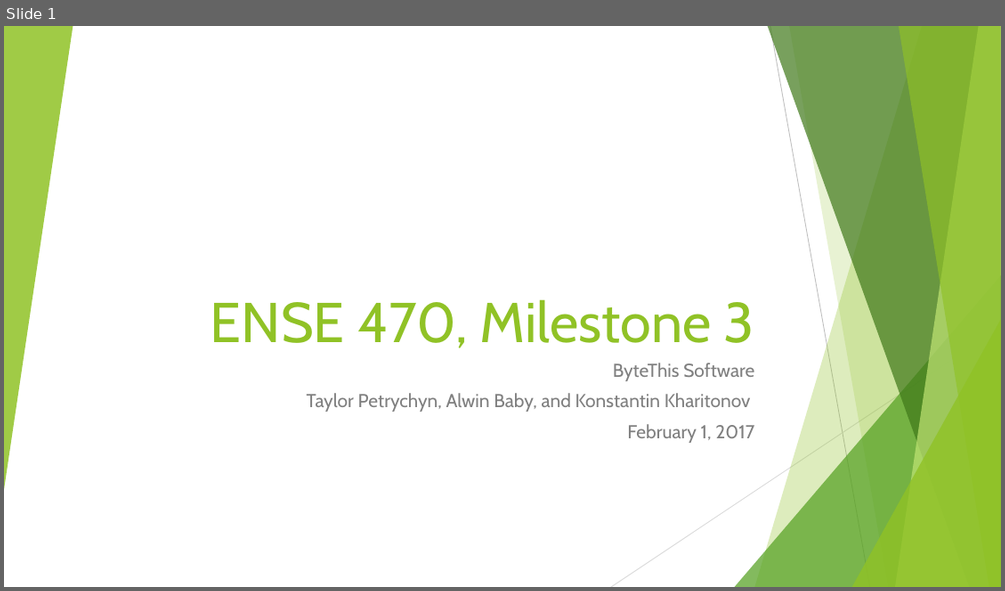
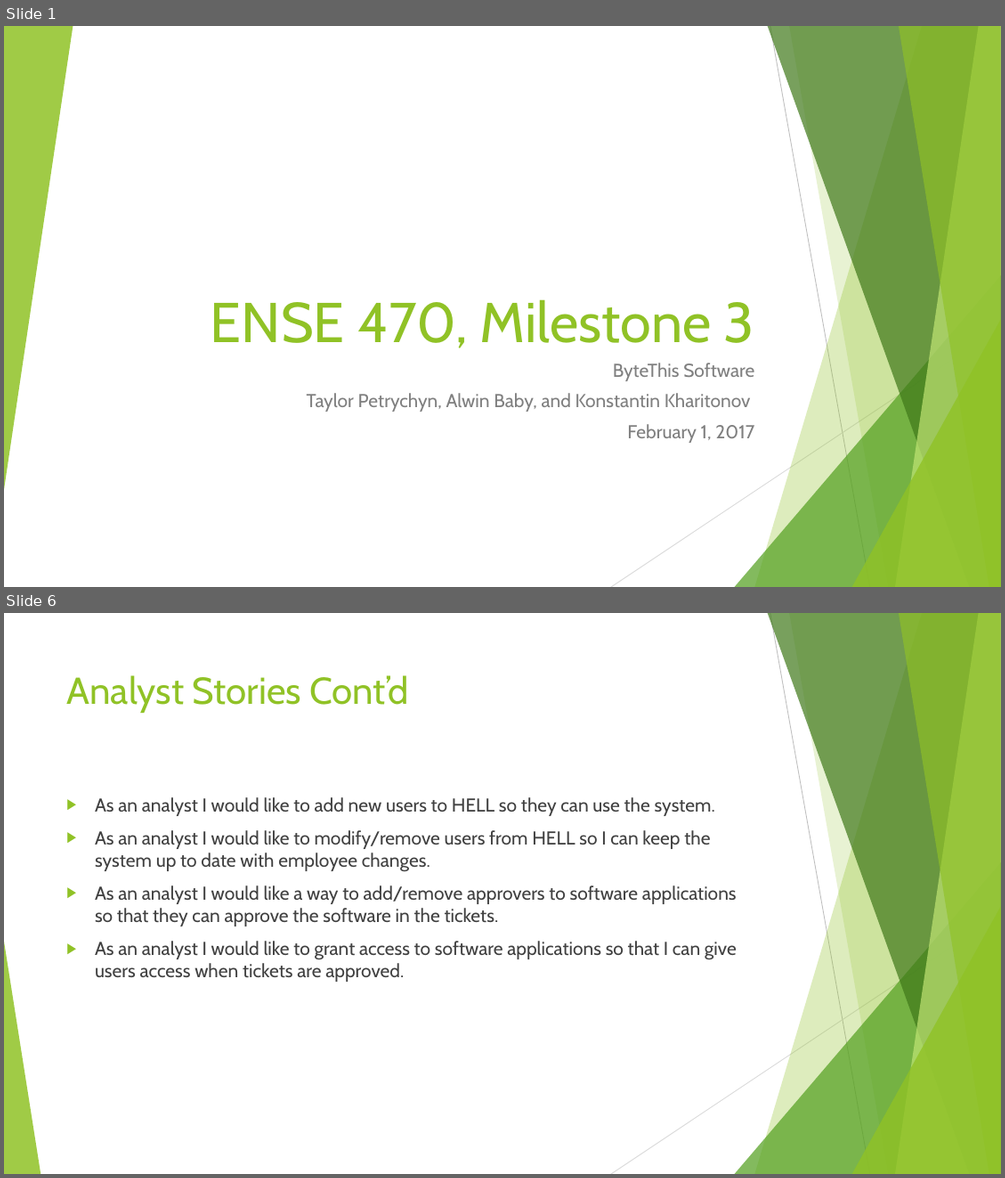
Before and after one commit to Konnie789/ENSE-470, a slide deck: Milestone 3/Milestone 3.ppt. Shown one above the other, each under a label of ours: slide 1 before the commit, slides 1 and 6 after it; the slides between them are not shown. The pictures are 1005x591 and 1005x1178 pixels, drawn with LibreOffice and Linux fonts; fonts in the diff are those of the drawing. Boxes give left, top, right and bottom in pixels: in the first picture for what was removed or moved away, otherwise in the second. Text is boxed around its words. In the diff, an @@ line names an element or a change of style, - is before the commit and + after.

Commit message:
Added user stories slides

```diff
--- a/Milestone 3/Milestone 3.ppt
+++ b/Milestone 3/Milestone 3.ppt
@@ slide 6 added at (4,613,1001,1174), background #FFFFFF; not listed: 9 template elements that a slide beside it also shows @@
@@ title added at (67,675,408,713), 36 pt, text #90C226 @@
+Analyst Stories Cont’d
@@ text added at (95,797,736,981), 18 pt, text #404040 @@
+▶ As an analyst I would like to add new users to HELL so they can use the system.
+▶ As an analyst I would like to modify/remove users from HELL so I can keep the system up to date with employee changes.
+▶ As an analyst I would like a way to add/remove approvers to software applications so that they can approve the software in the tickets.
+▶ As an analyst I would like to grant access to software applications so that I can give users access when tickets are approved.
@@ triangle added at (4,941,40,1174), fill #90C226 at 85% opacity @@
```
Also in this commit, not shown: 3 other slides added.
